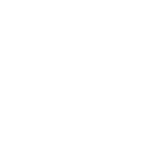
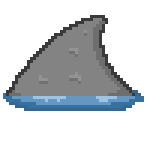
Layer changes from the first 150 × 150 image to the second:
showed group "shark_fin_01_L.png" (5 layers) over [3, 15, 144, 111]
added layer "Layer 12" in group "shark_fin_01_L.png" over [6, 15, 135, 96]
added layer "Layer 13" in group "shark_fin_01_L.png" over [93, 21, 132, 96]
added layer "Layer 14" in group "shark_fin_01_L.png" over [15, 18, 120, 96]
added layer "Layer 15" in group "shark_fin_01_L.png" over [9, 30, 87, 96]
